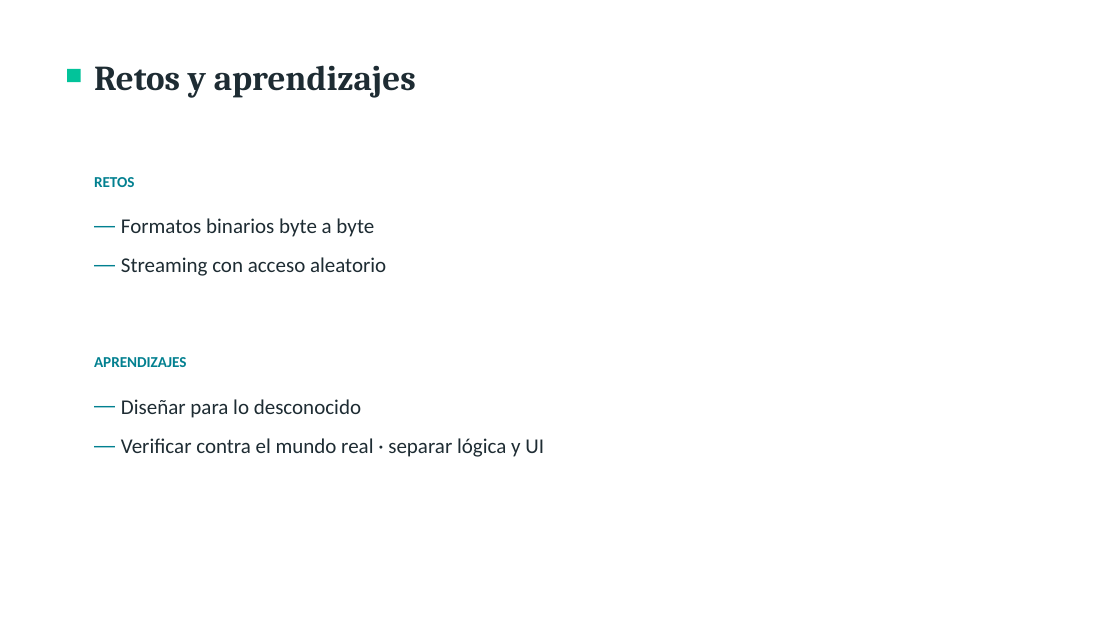
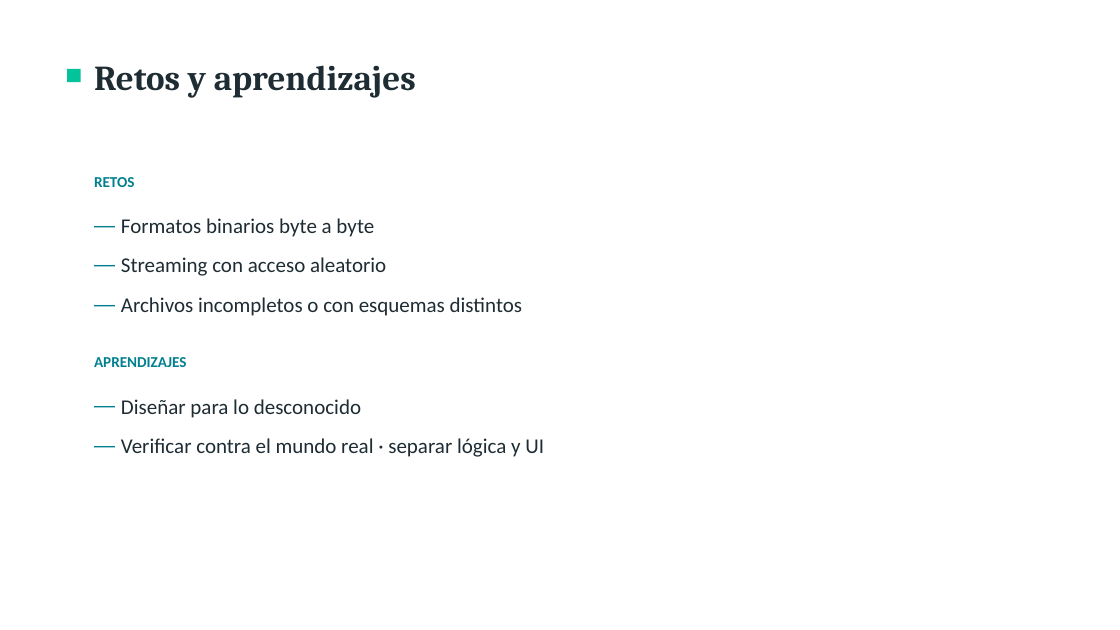
Before and after one commit to kiko-lin/FilePackr, a slide deck: slide 13 of docs/FilePackr-presentacion.pptx (slide 12 before the commit). Drawn at 1120x630 pixels with LibreOffice and Linux fonts; fonts in the diff are those of the drawing. Boxes give left, top, right and bottom in pixels: in the first picture for what was removed or moved away, otherwise in the second. Text is boxed around its words. In the diff, an @@ line names an element or a change of style, - is before the commit and + after.

```diff
--- a/docs/FilePackr-presentacion.pptx
+++ b/docs/FilePackr-presentacion.pptx
@@ text at [121,297,522,316]: paragraph added @@
+— Archivos incompletos o con esquemas distintos
```
Also in this commit, not shown: 4 other slides changed, 1 slide added, 2 other files.
